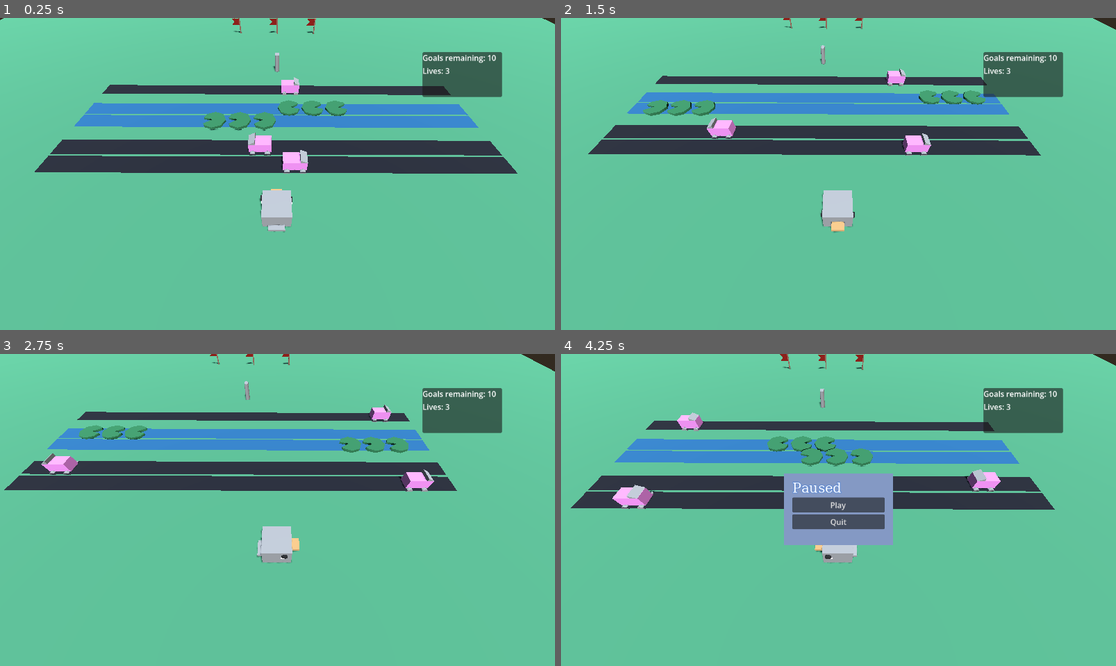
Above: before the commit, frames 1-4 (two rows, left to right).
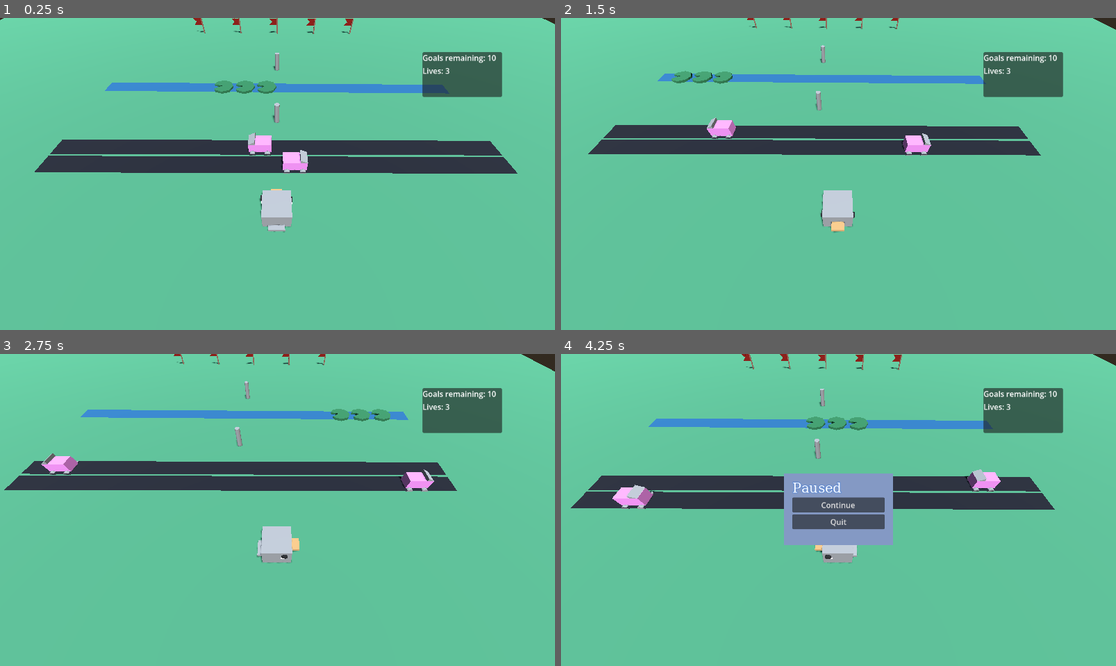
Above: after the commit, the same moments.

Repository: chloedixon11/danger-dodger
Game: Godot game, scene res://Main/Main.tscn
The game is run twice, just before and just after one commit, with the same random seed, the same clock (stepped at 60 frames per second) and the same inputs.
Inputs:
- Up to frame 1 (0.25 s): no input
- Up to frame 2 (1.5 s): hold D (move_right) 0.53-1.28 s; hold S (move_down) from 1.28 s (still down)
- Up to frame 3 (2.75 s): release S (move_down) at 2.03 s; hold D (move_right) from 2.03 s (still down)
- Up to frame 4 (4.25 s): release D (move_right) at 2.78 s; hold W (move_up) 2.78-3.53 s; hold A (move_left) from 3.53 s (still down); tap Escape (pause) at 4.15 s

The runs differ from the first frame. In frame 1, 7.4% of the frame differs, in the area x 13-87%, y 0-37%; in frame 2, 6.4%; in frame 3, 6.4%; in frame 4, 7.5%, in the area x 9-83%, y 0-51%.

Commit message:
working lives and menu

Diff:
--- a/Code/Duck/Duck.gd
+++ b/Code/Duck/Duck.gd
@@ -90,7 +90,11 @@
 
 func update_lives(delta_lives: int):
 	lives += delta_lives
+	if lives < 1:
+		level.main.pause_menu.game_over("Game Over")
+
 	lives_ui.text = "Lives: " + str(lives)
+
 	pass
 
 func respawn():
--- a/Code/Main/Main.gd
+++ b/Code/Main/Main.gd
@@ -7,15 +7,18 @@
 
 @onready var pause_menu: PauseMenu = $PauseMenu
 
-var levels: Array[PackedScene] = [WATER_WORLD, TRAFFIC_TIME, SKY_WORLD]
+var levels: Array[PackedScene] = [TRAFFIC_TIME, WATER_WORLD, SKY_WORLD]
 var current_level = -1
 var level: Level = null
 
 func _ready() -> void:
+	restart()
+	#next_level()
+
+func restart():
+	current_level = -1
 	next_level()
-	#level = TRAFFIC_TIME.instantiate()
-	#level.main = self
-	#add_child(level)
+
 
 func next_level():
 	if level:
--- a/Code/PauseMenu/PauseMenu.gd
+++ b/Code/PauseMenu/PauseMenu.gd
@@ -4,12 +4,16 @@
 @onready var title: Label = $VBox/Title
 @onready var play_button: Button = $VBox/PlayButton
 @onready var quit_button: Button = $VBox/QuitButton
+@onready var continue_button: Button = $VBox/ContinueButton
 
+var main: Main
 
 # Called when the node enters the scene tree for the first time.
 func _ready() -> void:
+	main = get_parent()
 	hide()
 	play_button.pressed.connect(on_play_button_pressed)
+	continue_button.pressed.connect(on_continue_button_pressed)
 	quit_button.pressed.connect(on_quit_button_pressed)
 
 
@@ -20,6 +24,10 @@
 
 func toggle_pause():
 	title.text = "Paused"
+	play_button.hide()
+	continue_button.show()
+	quit_button.show()
+
 	if get_tree().paused:
 		hide()
 		get_tree().paused = false
@@ -29,11 +37,20 @@
 
 func game_over(message: String):
 	title.text = message
-	play_button.text = "Next Level"
+	play_button.text = "Play Again?"
+	play_button.show()
+	continue_button.hide()
+	quit_button.show()
 	show()
 
 
+
 func on_play_button_pressed():
+	get_tree().paused = false
+	main.restart()
+	hide()
+
+func on_continue_button_pressed():
 	get_tree().paused = false
 	hide()
 
--- a/Code/PauseMenu/PauseMenu.tscn
+++ b/Code/PauseMenu/PauseMenu.tscn
@@ -123,6 +123,10 @@
 layout_mode = 2
 text = "Play"
 
+[node name="ContinueButton" type="Button" parent="VBox" unique_id=458310083]
+layout_mode = 2
+text = "Continue"
+
 [node name="QuitButton" type="Button" parent="VBox" unique_id=1350646444]
 layout_mode = 2
 text = "Quit"
